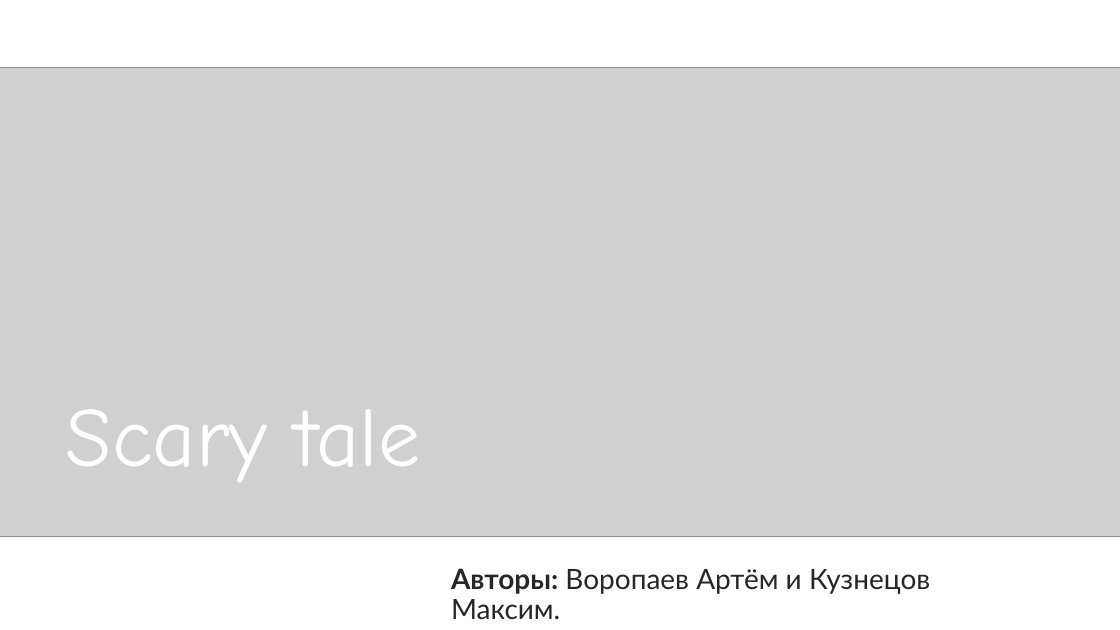
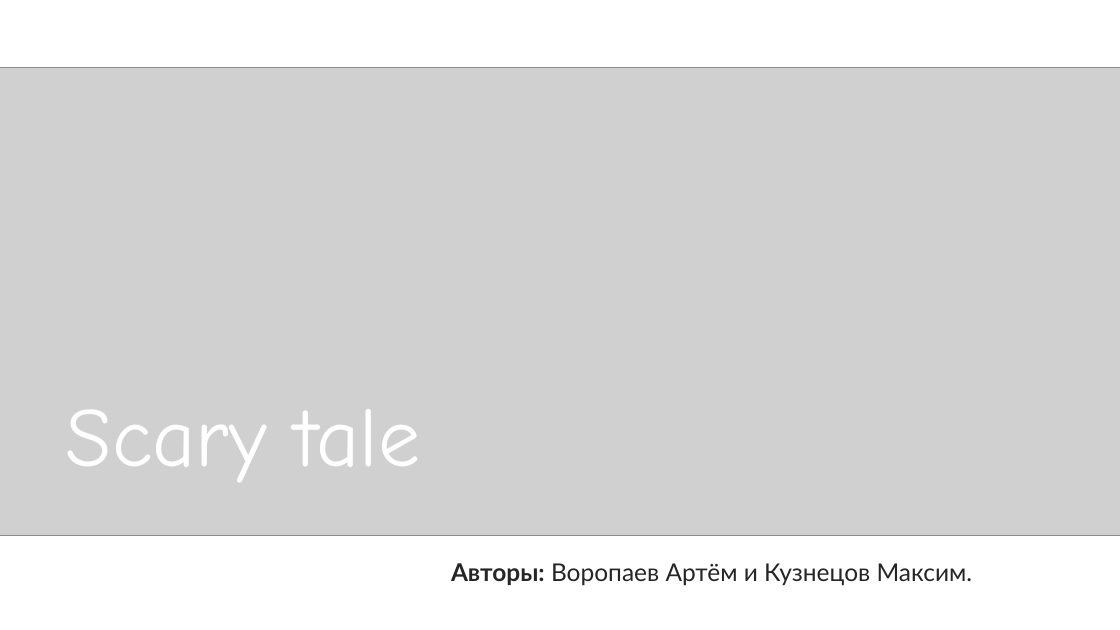
Before and after one commit to ArtyomVor/Scary_tale, a slide deck: slide 1 of scare_tale.pptx. Drawn at 1120x630 pixels with LibreOffice and Linux fonts; fonts in the diff are those of the drawing; grey boxes stand for pictures. Boxes give left, top, right and bottom in pixels: in the first picture for what was removed or moved away, otherwise in the second. Text is boxed around its words. In the diff, an @@ line names an element or a change of style, - is before the commit and + after.

```diff
--- a/scare_tale.pptx
+++ b/scare_tale.pptx
@@ text "Авторы: Воропаев Артём и Кузнецов ..." at (451,563,973,586): size 24 to 21 pt; line spacing 0.9 to 0.7 @@
```
Also in this commit, not shown: 3 other slides changed.
